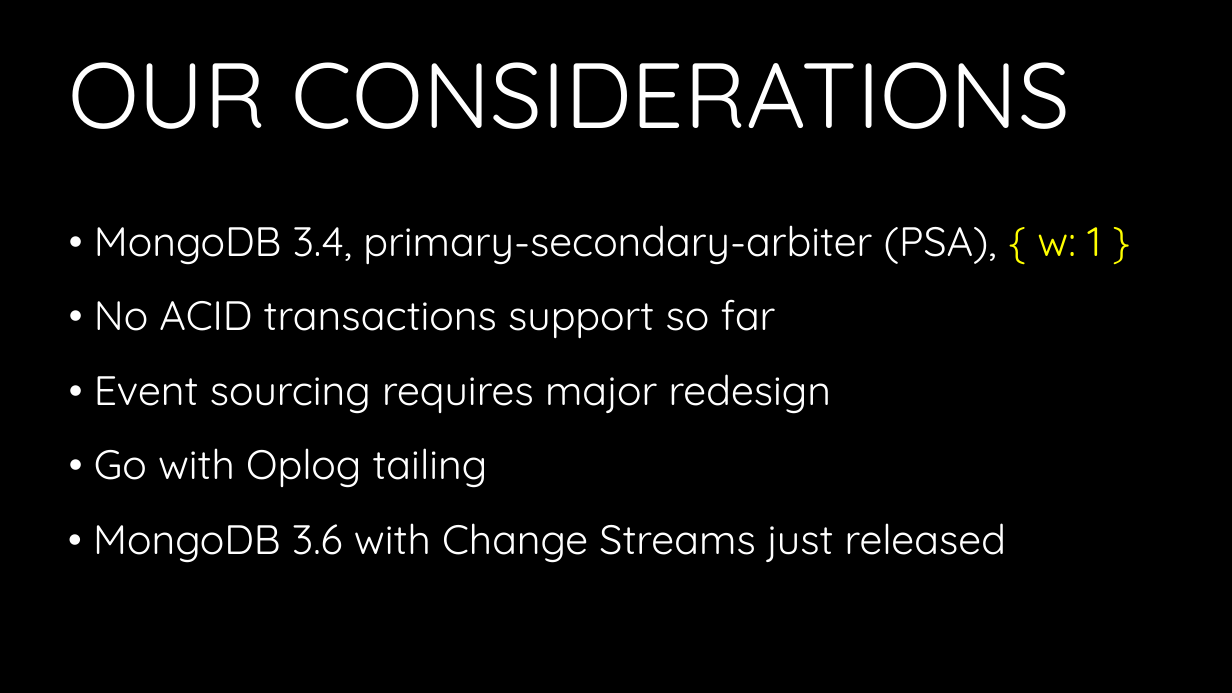
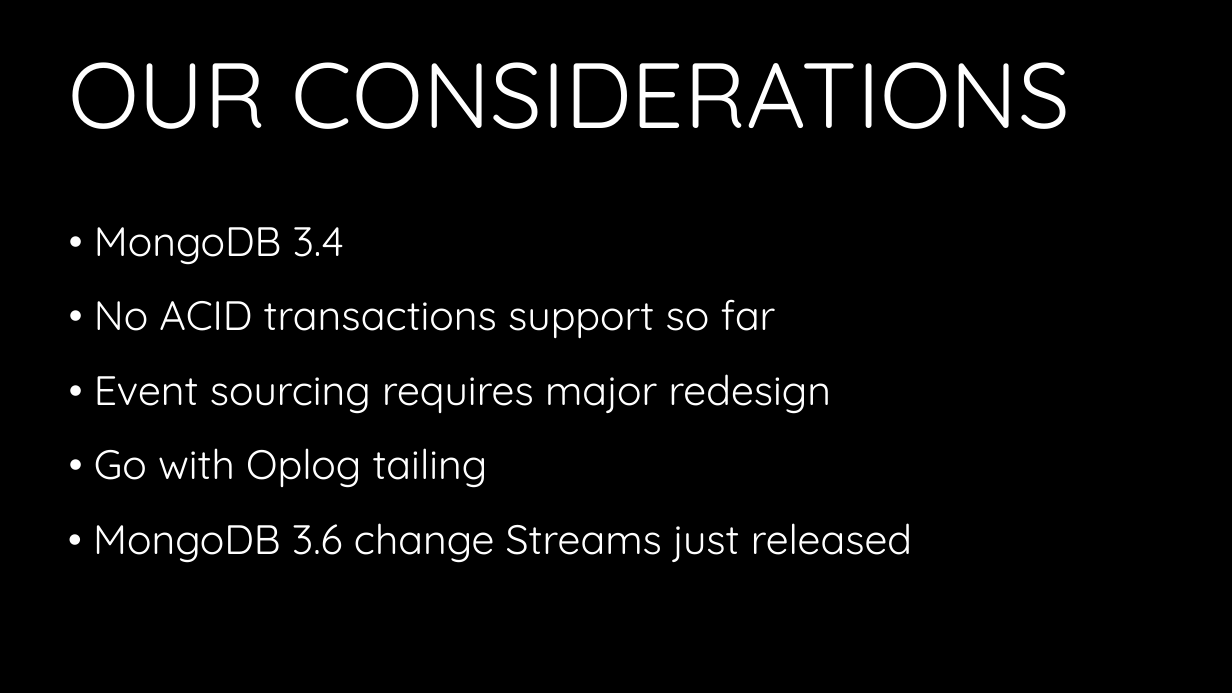
Before and after one commit to andrii-litvinov/event-driven-mongodb, a slide deck: slide 11 of t18-event-mongodb.pptx (slide 12 before the commit). Drawn at 1232x693 pixels with LibreOffice and Linux fonts; fonts in the diff are those of the drawing; background and template pictures are left out. Boxes give left, top, right and bottom in pixels: in the first picture for what was removed or moved away, otherwise in the second. Text is boxed around its words. In the diff, an @@ line names an element or a change of style, - is before the commit and + after.

```diff
--- a/t18-event-mongodb.pptx
+++ b/t18-event-mongodb.pptx
@@ text at (94,227,345,265): text changed @@
-• MongoDB 3.4, primary-secondary-arbiter (PSA), { w: 1 }
+• MongoDB 3.4
@@ text at (93,523,912,563): text changed @@
-• MongoDB 3.6 with Change Streams just released
+• MongoDB 3.6 change Streams just released
```
Also in this commit, not shown: 2 other slides changed, 1 slide added, 2 slides removed.
